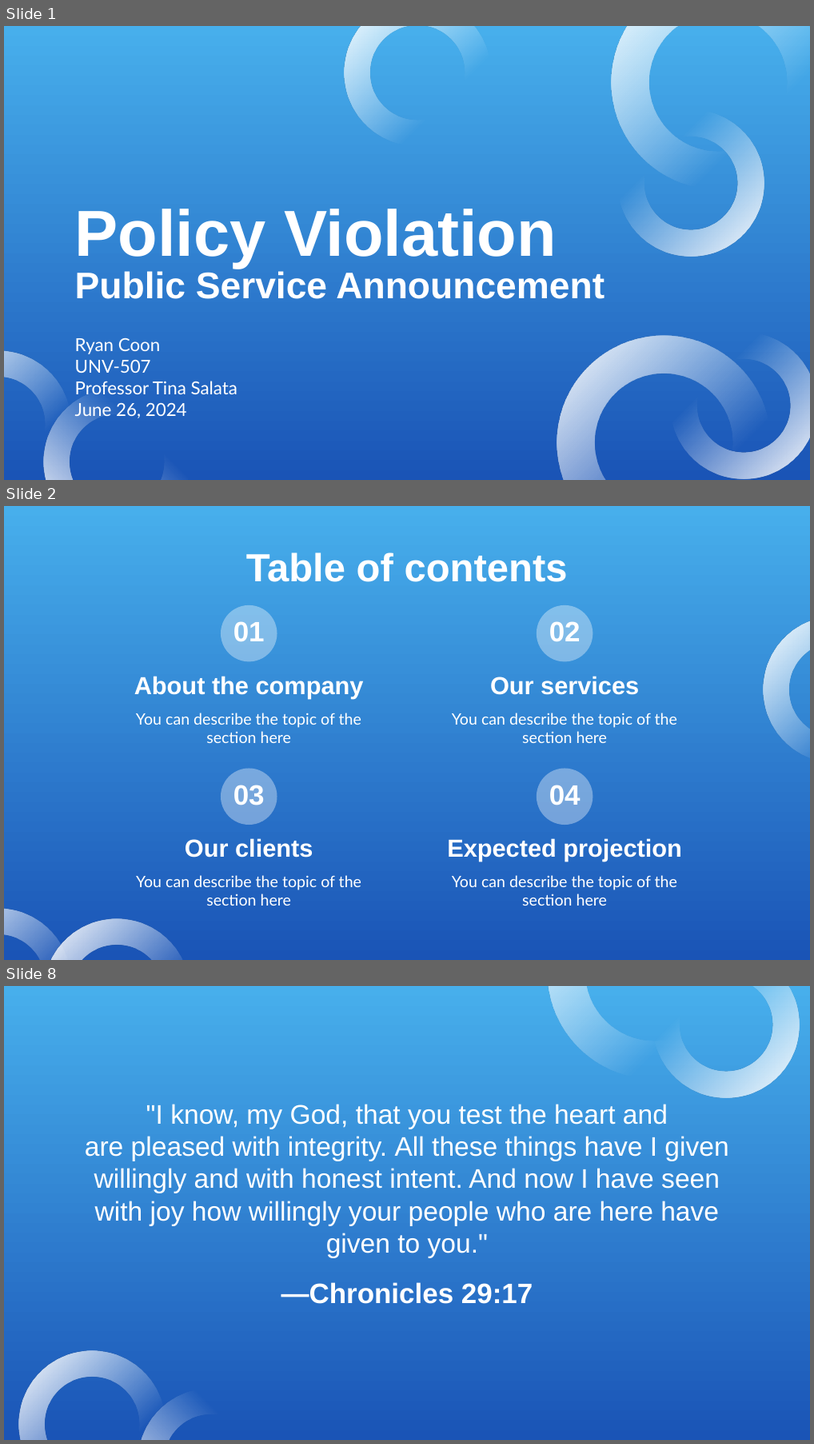
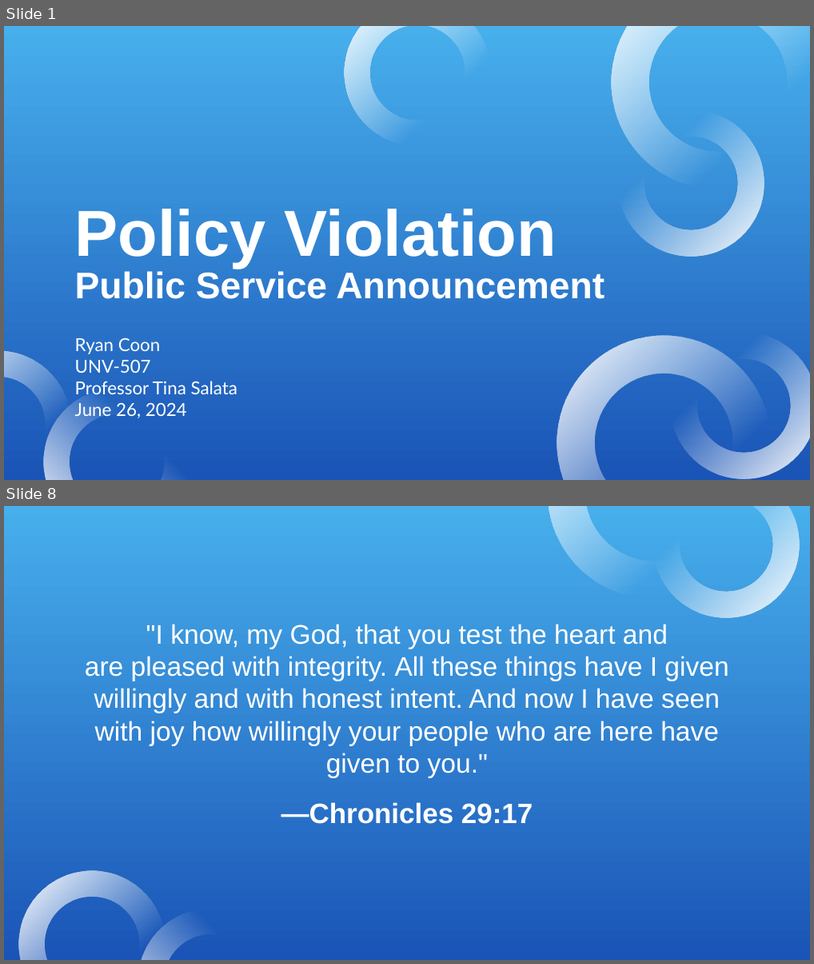
Before and after one commit to rcoon1/GCU-Masters, a slide deck: UNV 507/Topic 1/PSA Policy Violation RCoon.pptx. Shown one above the other, each under a label of ours: slides 1, 2 and 8 before the commit, slides 1 and 8 after it; the slides between them are not shown. The pictures are 814x1444 and 814x964 pixels, drawn with LibreOffice and Linux fonts; fonts in the diff are those of the drawing. Boxes give left, top, right and bottom in pixels: in the first picture for what was removed or moved away, otherwise in the second. Text is boxed around its words. In the diff, an @@ line names an element or a change of style, - is before the commit and + after.

```diff
--- a/UNV 507/Topic 1/PSA Policy Violation RCoon.pptx
+++ b/UNV 507/Topic 1/PSA Policy Violation RCoon.pptx
@@ slide 2 removed at bbox=[4, 506, 810, 960], background gradient #47AFEC to #1A54B6 @@
@@ title removed at bbox=[246, 552, 568, 582] @@
-Table of contents
@@ ellipse removed at bbox=[221, 605, 278, 662] @@
@@ title removed at bbox=[234, 621, 265, 641] @@
-01
@@ ellipse removed at bbox=[537, 605, 594, 662] @@
@@ title removed at bbox=[550, 621, 581, 641] @@
-02
@@ donut removed at bbox=[764, 616, 810, 763] @@
@@ title removed at bbox=[134, 676, 364, 699] @@
-About the company
@@ title removed at bbox=[490, 676, 639, 695] @@
-Our services
@@ subtitle removed at bbox=[136, 712, 362, 743] @@
-You can describe the topic of the section here
@@ subtitle removed at bbox=[452, 712, 678, 743] @@
-You can describe the topic of the section here
@@ ellipse removed at bbox=[221, 768, 278, 824] @@
@@ ellipse removed at bbox=[537, 768, 594, 824] @@
@@ title removed at bbox=[234, 784, 265, 805] @@
-03
@@ title removed at bbox=[550, 784, 581, 805] @@
-04
@@ title removed at bbox=[185, 838, 313, 857] @@
-Our clients
@@ title removed at bbox=[447, 838, 682, 861] @@
-Expected projection
@@ subtitle removed at bbox=[136, 875, 362, 905] @@
-You can describe the topic of the section here
@@ subtitle removed at bbox=[452, 875, 678, 905] @@
-You can describe the topic of the section here
@@ donut removed at bbox=[4, 908, 70, 960] @@
@@ donut removed at bbox=[43, 918, 190, 960] @@
```
Also in this commit, not shown: 5 slides changed, 2 slides added.
